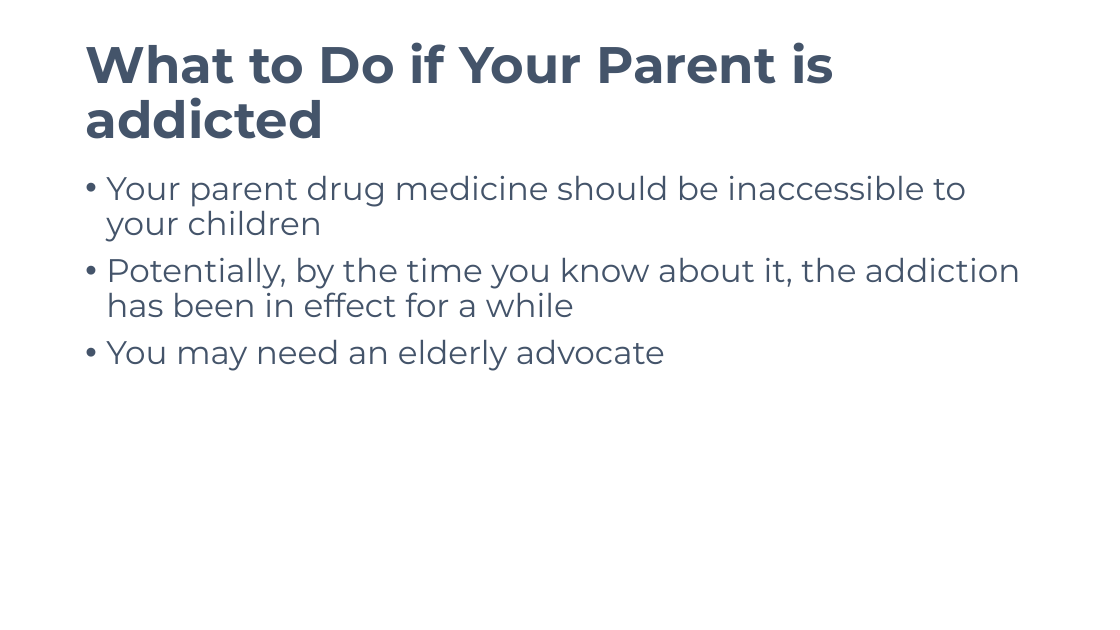
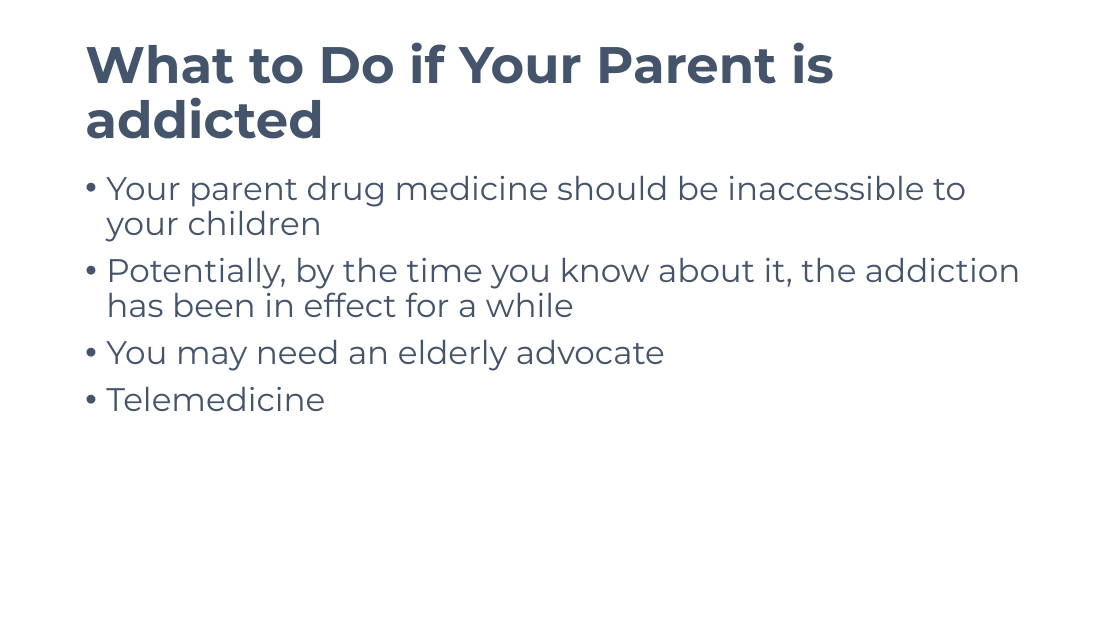
Before and after one commit to avifarah/Know-the-signs-when-and-how-talk-about-drugs, a slide deck: slide 12 of Know the Signs_When and How to Talk about Drugs.pptx. Drawn at 1120x630 pixels with LibreOffice and Linux fonts; fonts in the diff are those of the drawing. Boxes give left, top, right and bottom in pixels: in the first picture for what was removed or moved away, otherwise in the second. Text is boxed around its words. In the diff, an @@ line names an element or a change of style, - is before the commit and + after.

```diff
--- a/Know the Signs_When and How to Talk about Drugs.pptx
+++ b/Know the Signs_When and How to Talk about Drugs.pptx
@@ text at (x1=106, y1=386, x2=325, y2=411): paragraph added @@
+• Telemedicine
```
Also in this commit, not shown: 1 other slide changed.
